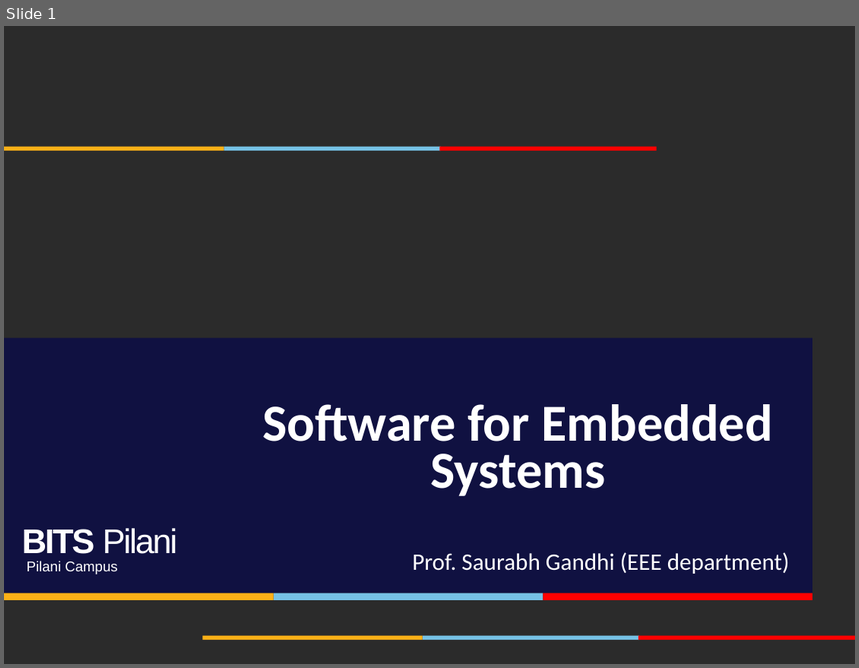
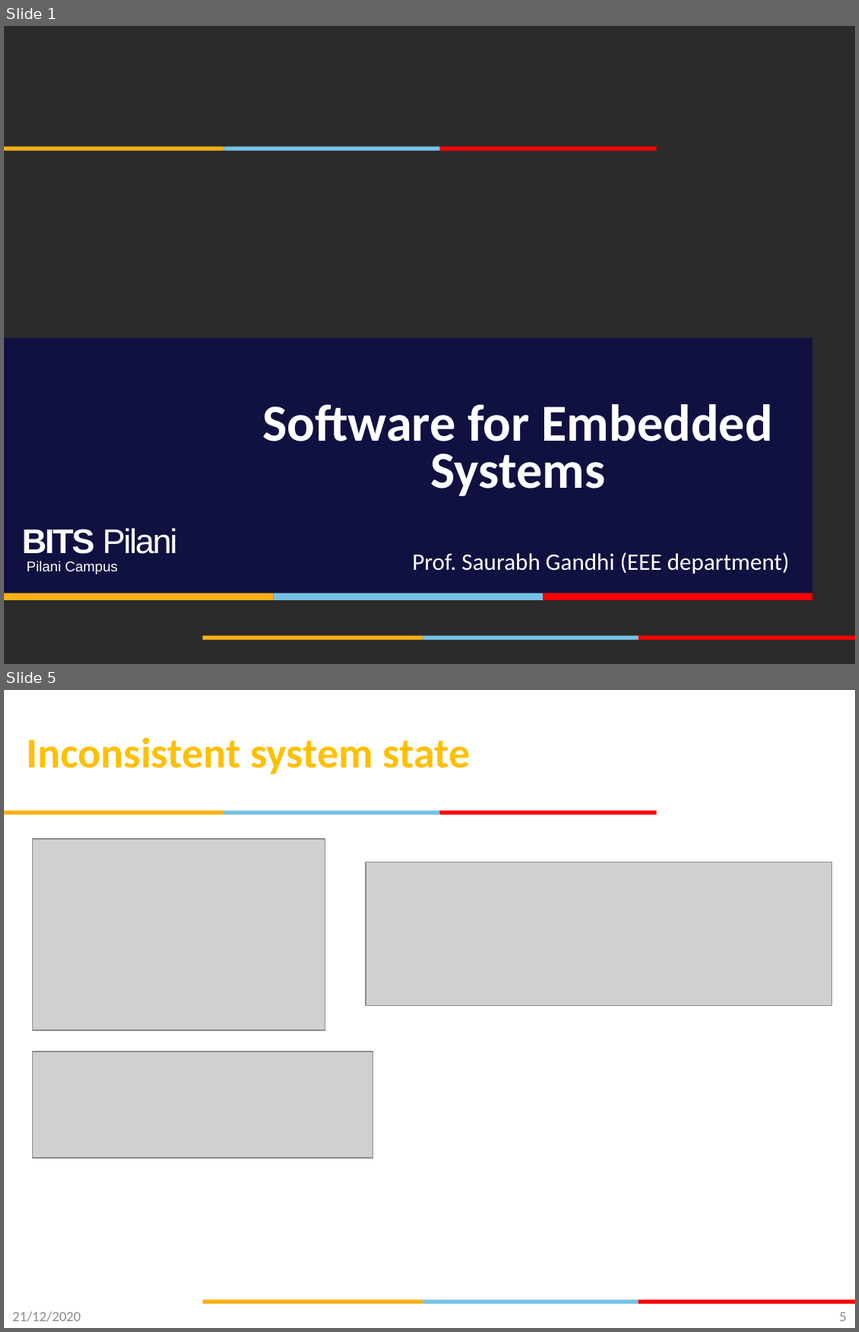
Before and after one commit to gsaurabhr-teaching/csg523-material, a slide deck: Lec-29-ipc.pptx. Shown one above the other, each under a label of ours: slide 1 before the commit, slides 1 and 5 after it; the slides between them are not shown. The pictures are 859x668 and 859x1332 pixels, drawn with LibreOffice and Linux fonts; fonts in the diff are those of the drawing; grey boxes stand for pictures; background and template pictures are left out; a plain dark background stands for a picture behind light text. Boxes give left, top, right and bottom in pixels: in the first picture for what was removed or moved away, otherwise in the second. Text is boxed around its words. In the diff, an @@ line names an element or a change of style, - is before the commit and + after.

```diff
--- a/Lec-29-ipc.pptx
+++ b/Lec-29-ipc.pptx
@@ slide 5 added at box(4, 690, 855, 1328), background #FFFFFF; not listed: 6 template elements that a slide beside it also shows @@
@@ title added at box(27, 737, 471, 774), 36 pt, text #FFC000, bold @@
+Inconsistent system state
@@ picture added at box(32, 839, 325, 1030) @@
@@ picture added at box(366, 862, 832, 1006) @@
@@ picture added at box(32, 1052, 373, 1158) @@
@@ text added at box(12, 1312, 81, 1322), 12 pt, text #8C8C8C @@
+21/12/2020
@@ page number added at box(839, 1312, 846, 1322), 12 pt, text #898989 @@
+5
```
Also in this commit, not shown: 13 other slides added.
